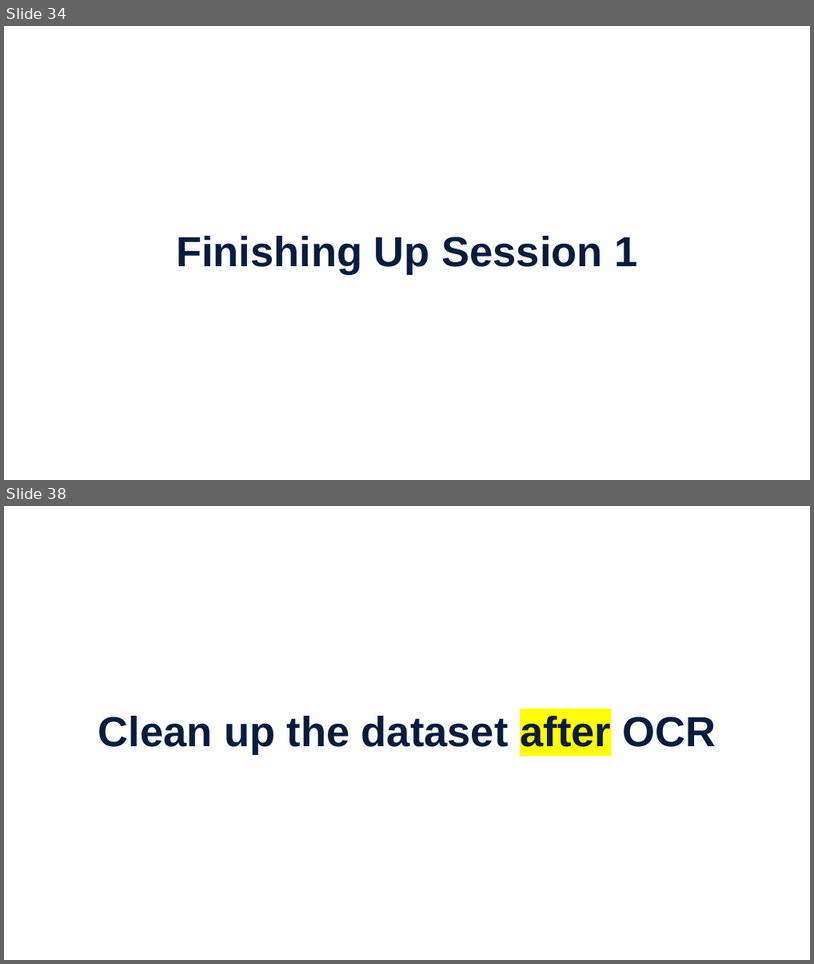
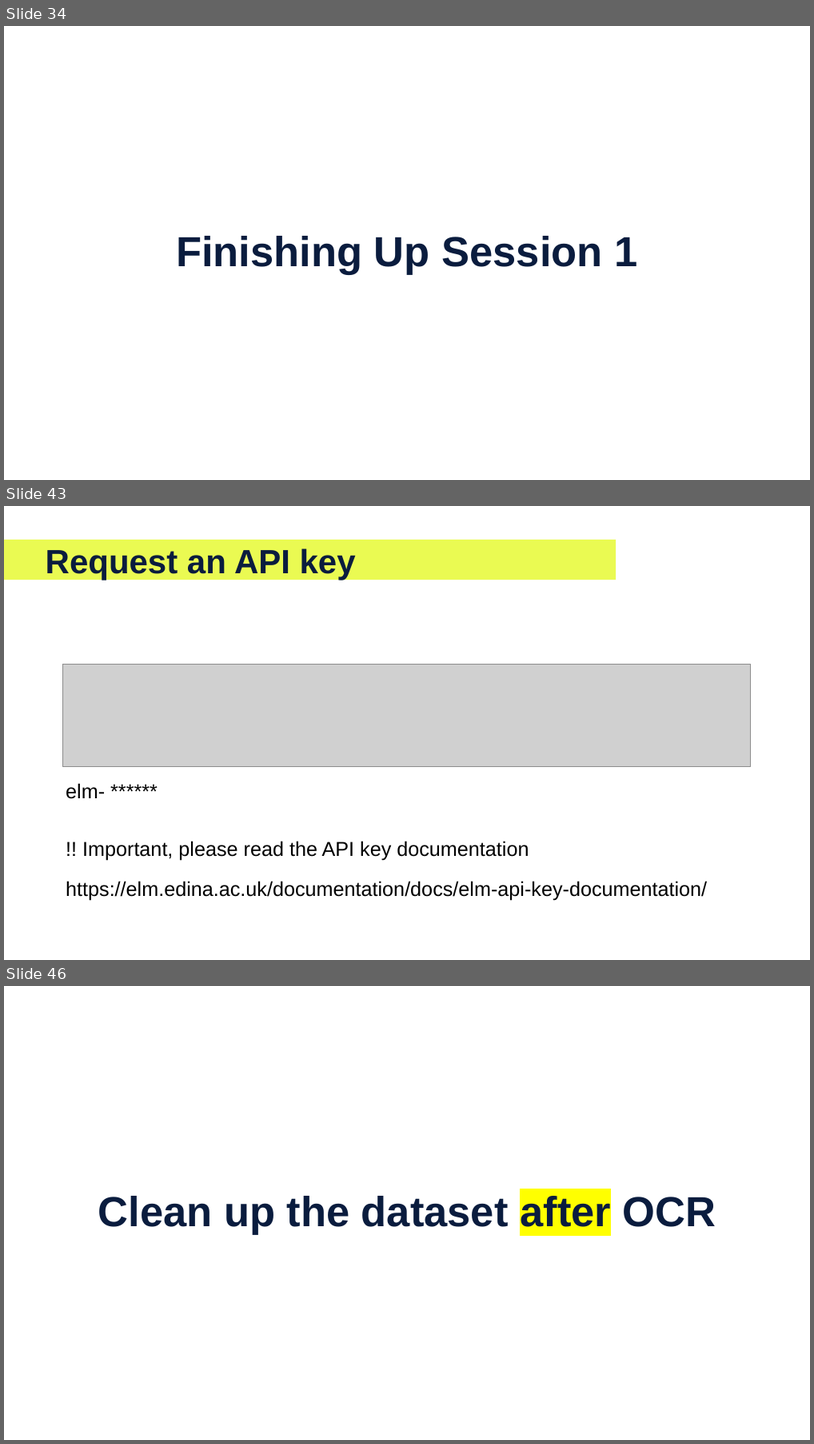
Before and after one commit to EFI-training/OCR-From-Images-To-Text, a slide deck: OCR-2026.pptx. Shown one above the other, each under a label of ours: slides 34 and 38 before the commit, slides 34, 43 and 46 after it; the slides between them are not shown. The pictures are 814x964 and 814x1444 pixels, drawn with LibreOffice and Linux fonts; fonts in the diff are those of the drawing; grey boxes stand for pictures; background and template pictures are left out. Boxes give left, top, right and bottom in pixels: in the first picture for what was removed or moved away, otherwise in the second. Text is boxed around its words. In the diff, an @@ line names an element or a change of style, - is before the commit and + after.

```diff
--- a/OCR-2026.pptx
+++ b/OCR-2026.pptx
@@ slide 43 added at (4, 506, 810, 960), background #FFFFFF @@
@@ rectangle added at (4, 540, 616, 580), fill #EAFA52 @@
@@ title added at (46, 548, 356, 580), 80 pt, text #0A1C3E, bold @@
+Request an API key
@@ picture added at (62, 664, 750, 766) @@
@@ text added at (66, 783, 105, 799), 48 pt, text #000000 @@
+elm- ******
@@ text added at (66, 840, 707, 900), 48 pt, text #000000 @@
+!! Important, please read the API key documentation
+https://elm.edina.ac.uk/documentation/docs/elm-api-key-documentation/
@@ what was slide 38 is now slide 46 @@
```
Also in this commit, not shown: 2 slides changed, 8 other slides added, 1 slide removed, 4 other files.
